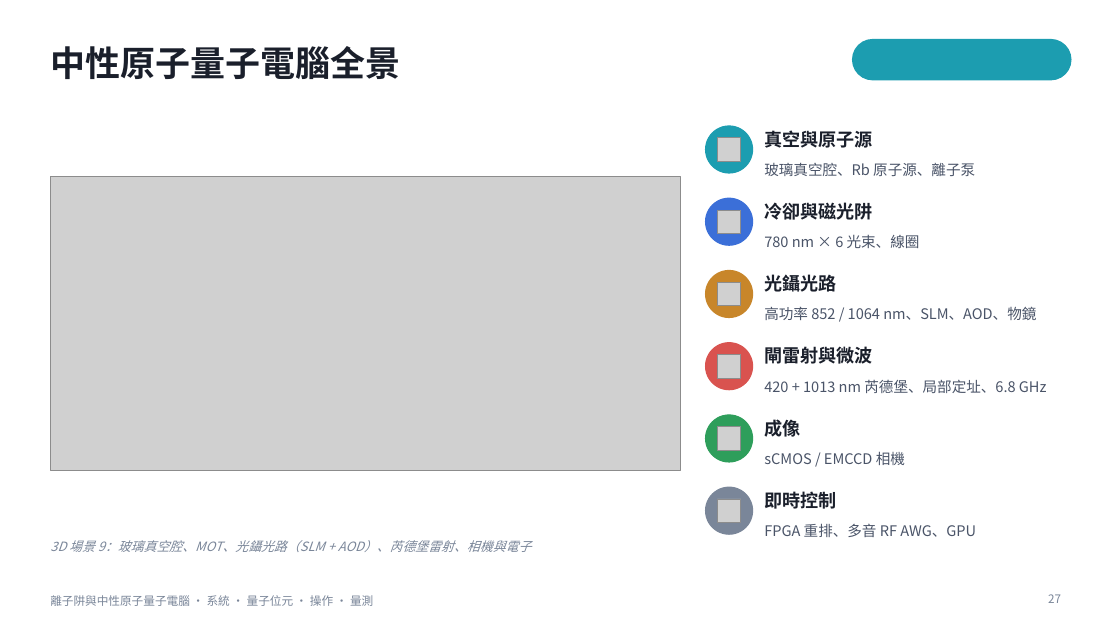
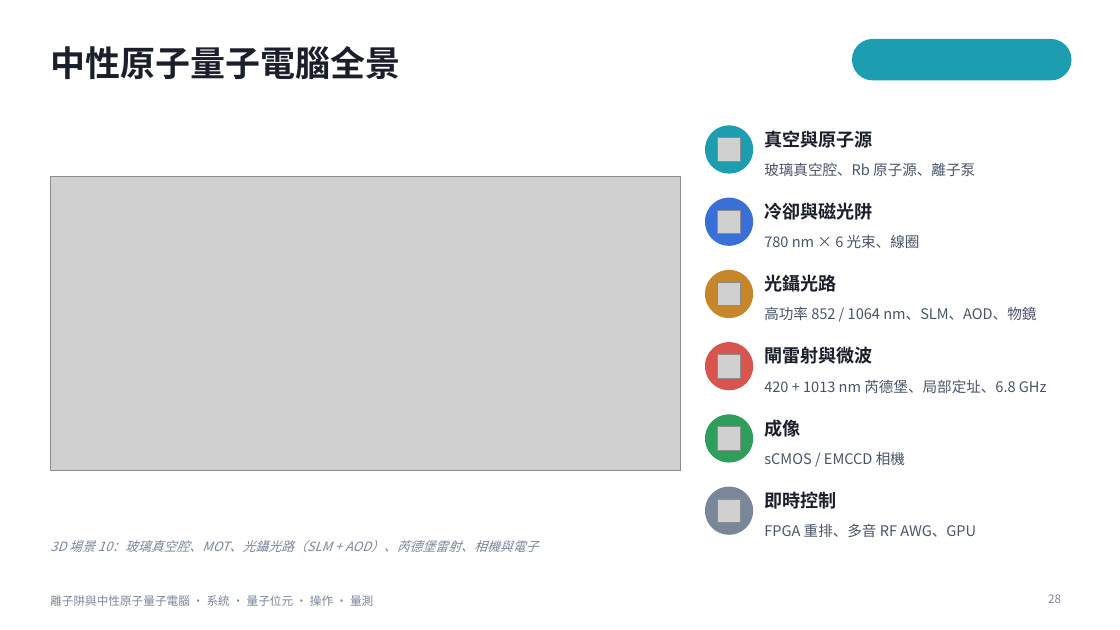
Before and after one commit to pcpcchen-coder/QuantumComputing, a slide deck: slide 28 of slides/Ion_NeutralAtom_Talk.pptx (slide 27 before the commit). Drawn at 1120x630 pixels with LibreOffice and Linux fonts; fonts in the diff are those of the drawing; grey boxes stand for pictures. Boxes give left, top, right and bottom in pixels: in the first picture for what was removed or moved away, otherwise in the second. Text is boxed around its words. In the diff, an @@ line names an element or a change of style, - is before the commit and + after.

```diff
--- a/slides/Ion_NeutralAtom_Talk.pptx
+++ b/slides/Ion_NeutralAtom_Talk.pptx
@@ text at (x1=50, y1=540, x2=538, y2=552): text changed @@
-3D 場景 9：玻璃真空腔、MOT、光鑷光路（SLM + AOD）、芮德堡雷射、相機與電子
+3D 場景 10：玻璃真空腔、MOT、光鑷光路（SLM + AOD）、芮德堡雷射、相機與電子
@@ page number at (x1=1048, y1=594, x2=1061, y2=603): text changed @@
-27
+28
```
Also in this commit, not shown: 15 other slides changed, 1 slide added, 25 other files.
